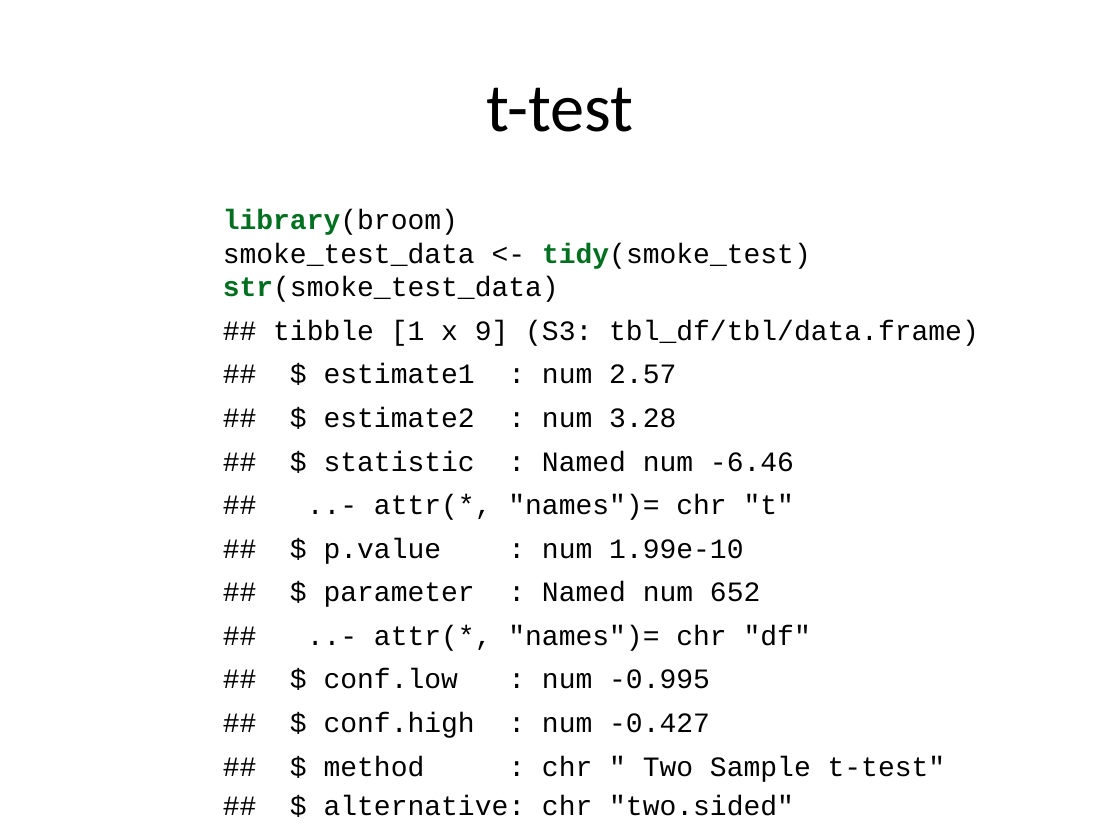
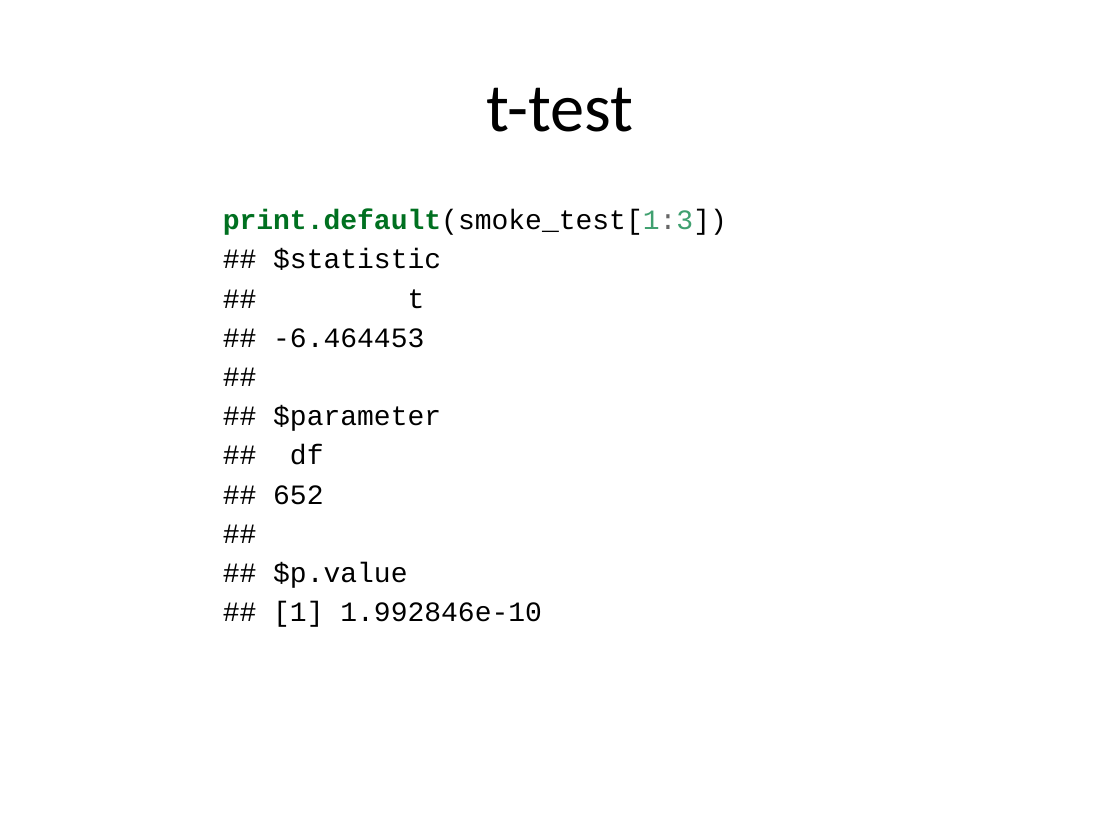
Before and after one commit to pmean/classes, a slide deck: slide 20 of introduction-to-r/src/v07-slides-and-speaker-notes.pptx (slide 18 before the commit). Drawn at 1120x840 pixels with LibreOffice and Linux fonts; fonts in the diff are those of the drawing. Boxes give left, top, right and bottom in pixels: in the first picture for what was removed or moved away, otherwise in the second. Text is boxed around its words. In the diff, an @@ line names an element or a change of style, - is before the commit and + after.

```diff
--- a/introduction-to-r/src/v07-slides-and-speaker-notes.pptx
+++ b/introduction-to-r/src/v07-slides-and-speaker-notes.pptx
@@ text at (223,209,727,627): text changed @@
-library(broom)
-smoke_test_data <- tidy(smoke_test)
-str(smoke_test_data)
-## tibble [1 x 9] (S3: tbl_df/tbl/data.frame)
-## $ estimate1 : num 2.57
-## $ estimate2 : num 3.28
-## $ statistic : Named num -6.46
-## ..- attr(*, "names")= chr "t"
-## $ p.value : num 1.99e-10
-## $ parameter : Named num 652
-## ..- attr(*, "names")= chr "df"
-## $ conf.low : num -0.995
-## $ conf.high : num -0.427
-## $ method : chr " Two Sample t-test"
-## $ alternative: chr "two.sided"
+print.default(smoke_test[1:3])
+## $statistic
+## t
+## -6.464453
+##
+## $parameter
+## df
+## 652
+##
+## $p.value
+## [1] 1.992846e-10
```
Also in this commit, not shown: 9 other slides changed, 28 slides added, 1 slide removed, 25 other files.
